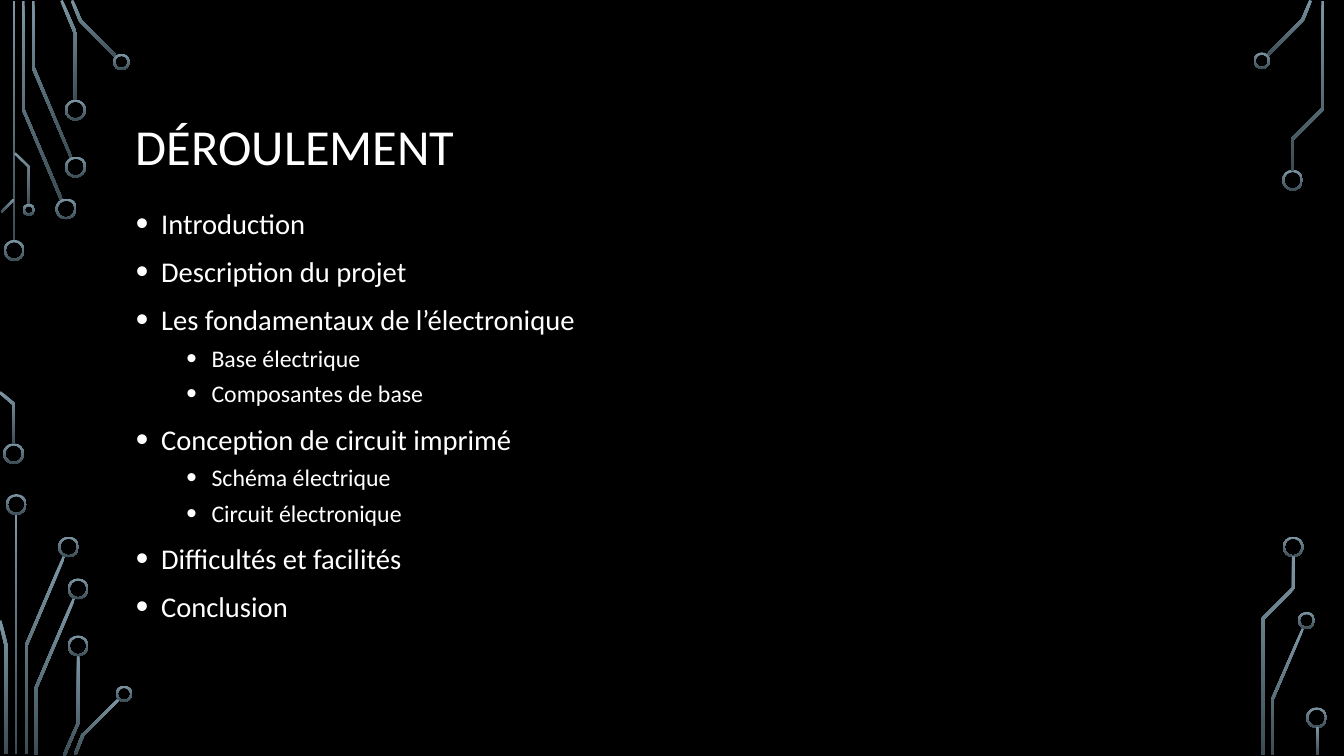
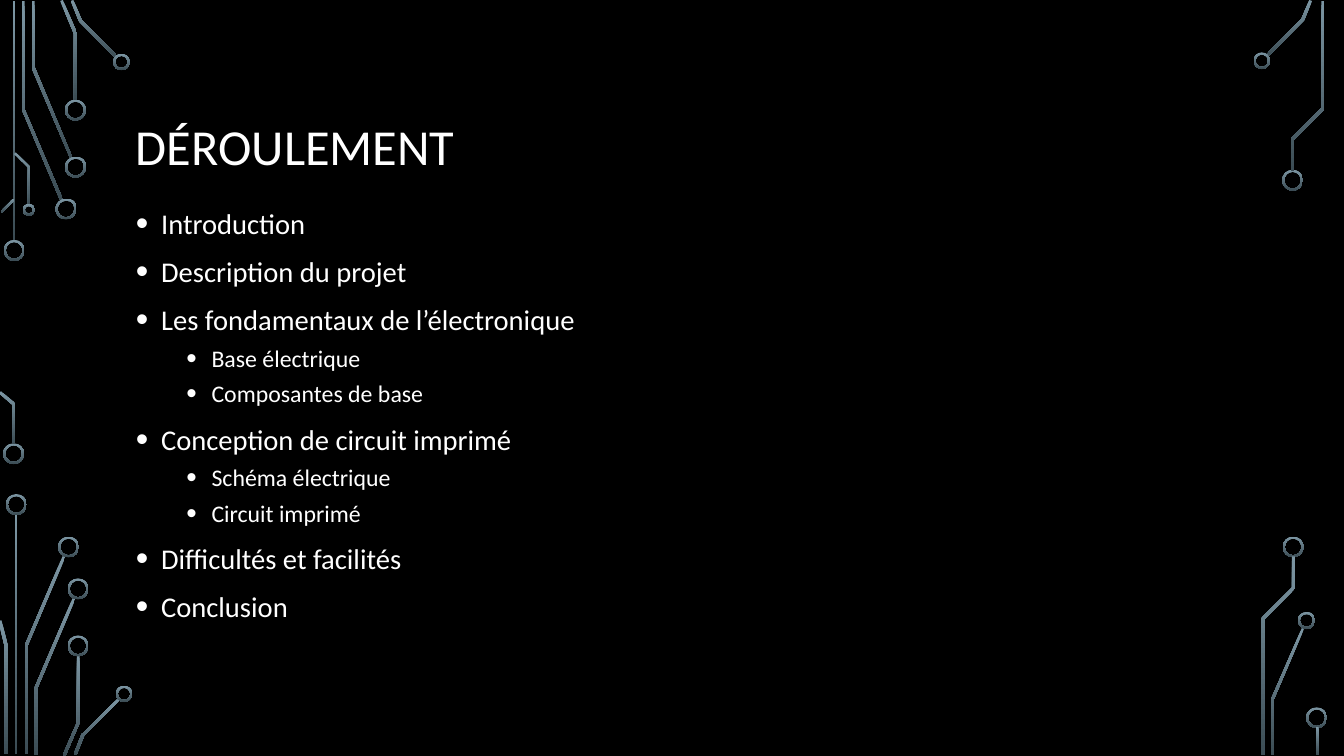
Before and after one commit to charleau/1SH_Veille_Techno, a slide deck: slide 2 of La conception de circuit imprimé.pptx. Drawn at 1344x756 pixels with LibreOffice and Linux fonts; fonts in the diff are those of the drawing; background and template pictures are left out. Boxes give left, top, right and bottom in pixels: in the first picture for what was removed or moved away, otherwise in the second. Text is boxed around its words. In the diff, an @@ line names an element or a change of style, - is before the commit and + after.

Commit message:
Update powerpoint

```diff
--- a/La conception de circuit imprimé.pptx
+++ b/La conception de circuit imprimé.pptx
@@ text at [212,505,361,526]: text changed @@
-  • Circuit électronique
+  • Circuit imprimé
```
Also in this commit, not shown: 3 other slides changed, 1 slide added.
